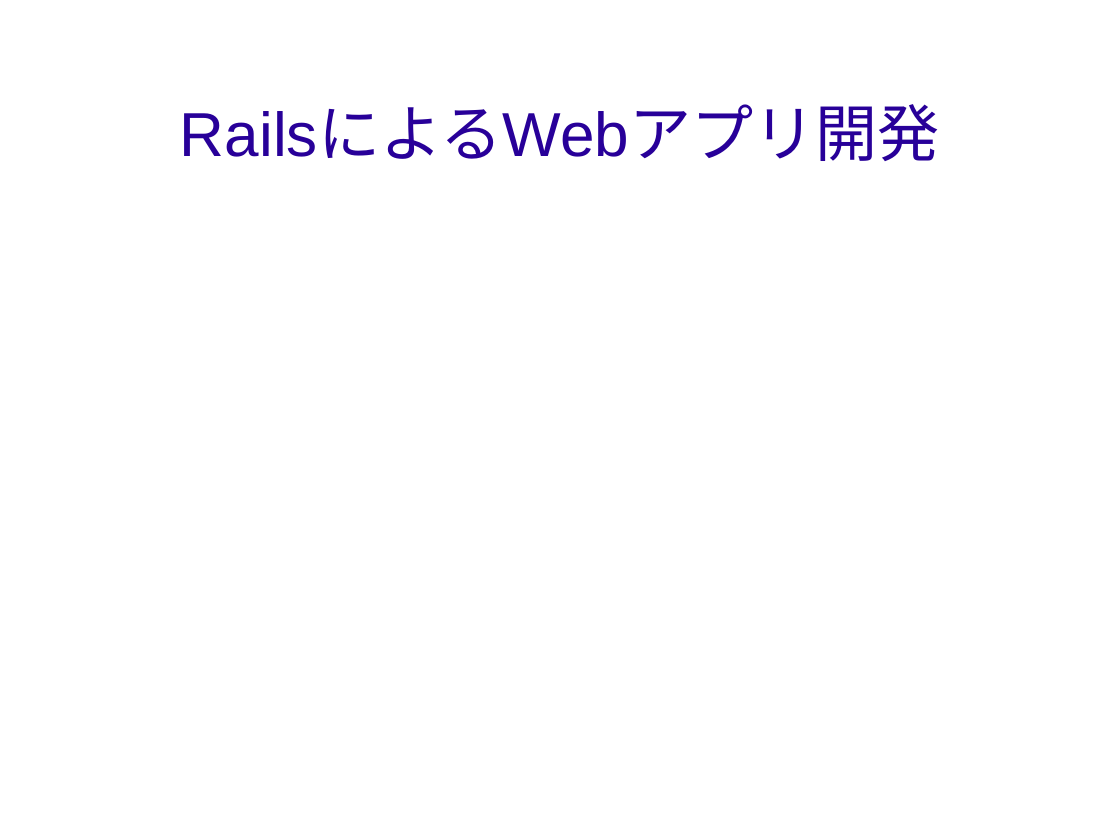
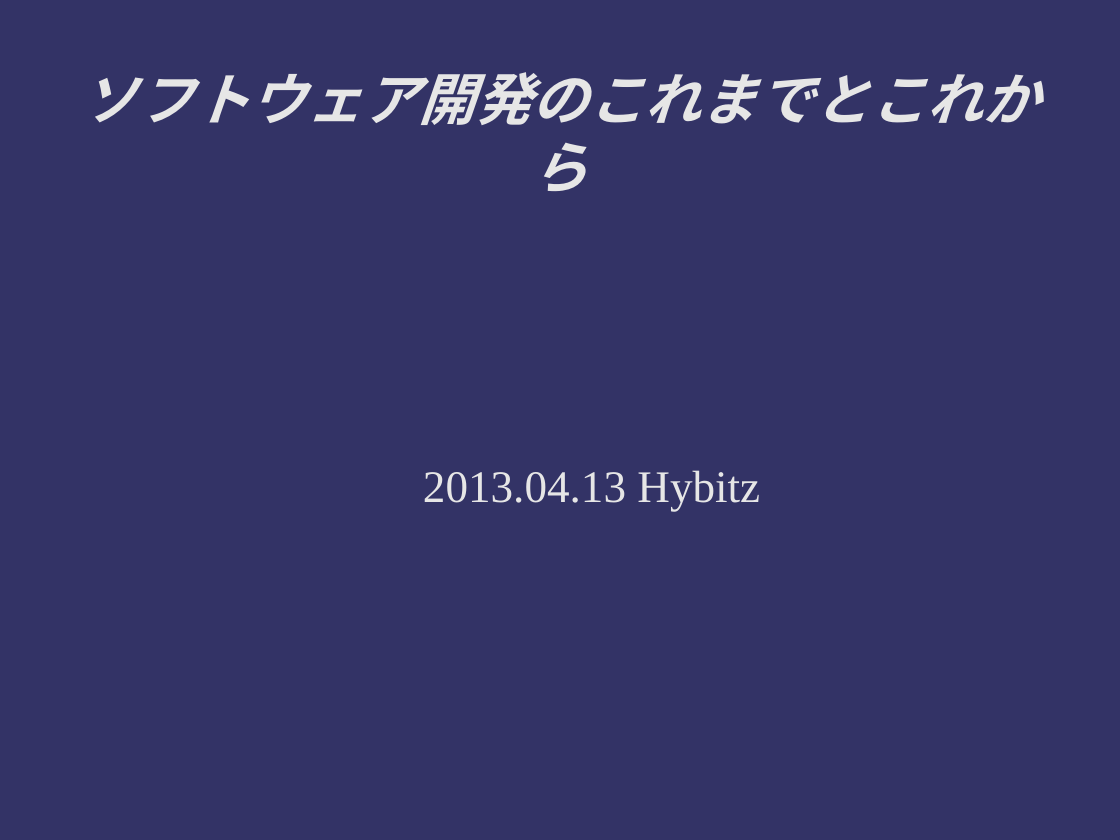
Before and after one commit to ichylinux/daddy, a slide deck: slide 1 of doc/concept.odp. Drawn at 1120x840 pixels with LibreOffice and Linux fonts; fonts in the diff are those of the drawing; background and template pictures are left out. Boxes give left, top, right and bottom in pixels: in the first picture for what was removed or moved away, otherwise in the second. Text is boxed around its words. In the diff, an @@ line names an element or a change of style, - is before the commit and + after.

```diff
--- a/doc/concept.odp
+++ b/doc/concept.odp
@@ background picture (left out) to #333366 @@
@@ title at <box>81,72,1040,191</box>: text changed; size 44 to 40 pt; text colour #280099 to #E6E6E6; bold on; italic on @@
-RailsによるWebアプリ開発
+ソフトウェア開発のこれまでとこれから
@@ subtitle "2013.04.13 Hybitz" at <box>423,470,760,511</box>: font Arial to Times New Roman, text colour #FFFFFF to #E6E6E6 @@
```
Also in this commit, not shown: 8 slides added, 6 slides removed.
